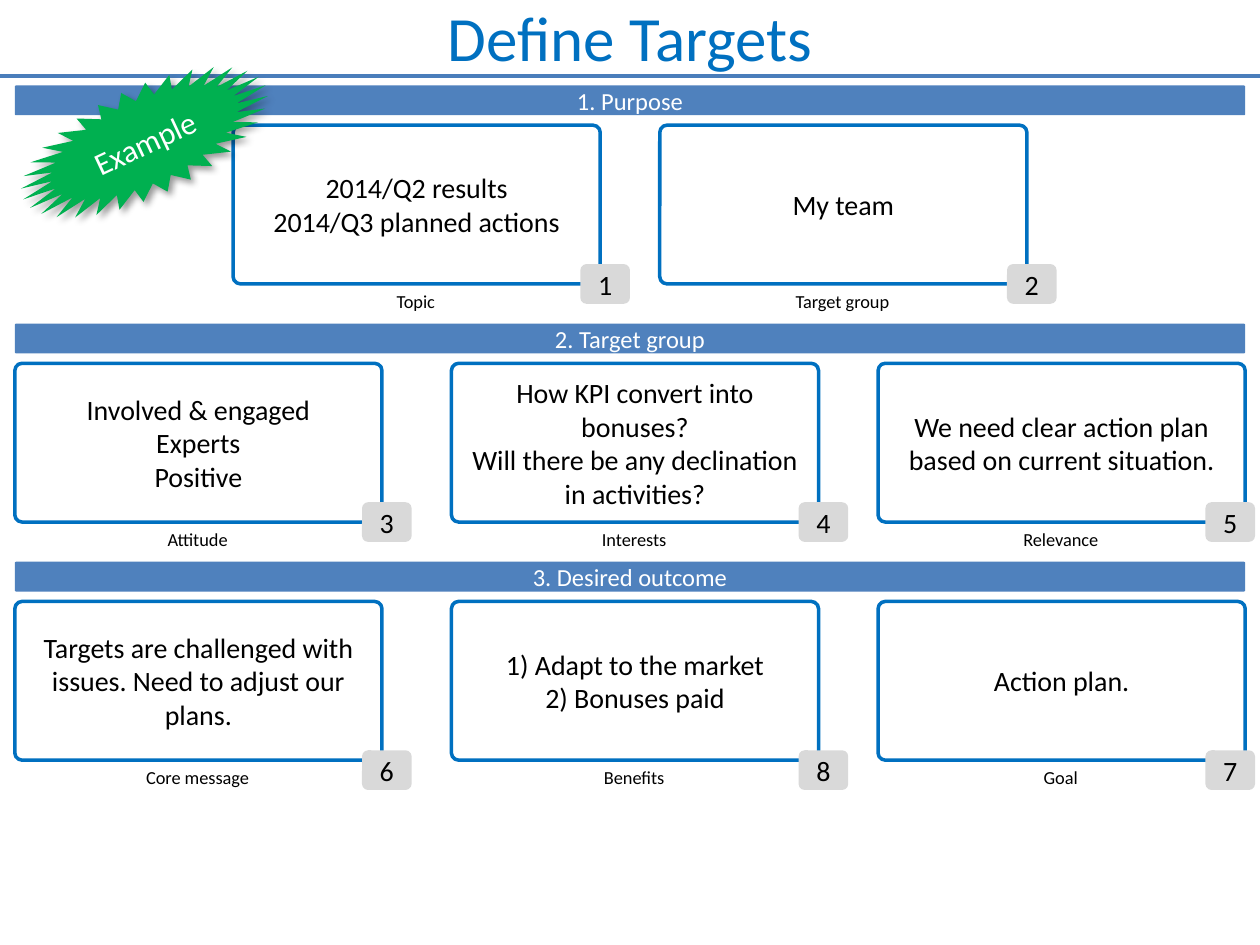
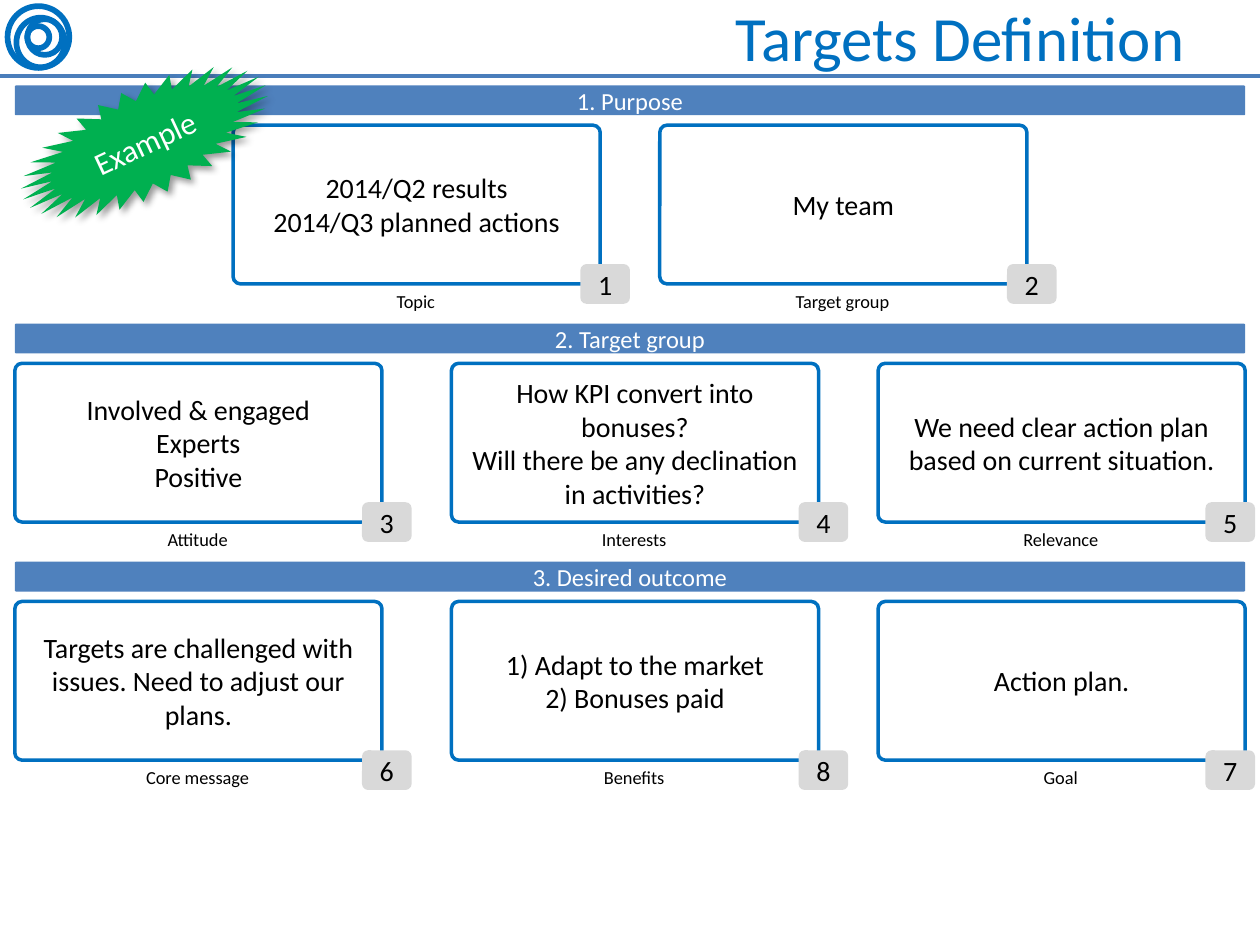
Before and after one commit to OleksiyRudenko/_under-development, a slide deck: slide 7 of soft-skills--Presentation/Presentation about Presentation.pptx. Drawn at 1260x945 pixels with LibreOffice and Linux fonts; fonts in the diff are those of the drawing. Boxes give left, top, right and bottom in pixels: in the first picture for what was removed or moved away, otherwise in the second. Text is boxed around its words. In the diff, an @@ line names an element or a change of style, - is before the commit and + after.

```diff
--- a/soft-skills--Presentation/Presentation about Presentation.pptx
+++ b/soft-skills--Presentation/Presentation about Presentation.pptx
@@ group added at <box>8,6,69,68</box>: 4 ellipses @@
@@ title at <box>735,17,1184,76</box>: text changed @@
-Define Targets
+Targets Definition
```
Also in this commit, not shown: 10 other slides changed, 7 slides added, 1 other file.
